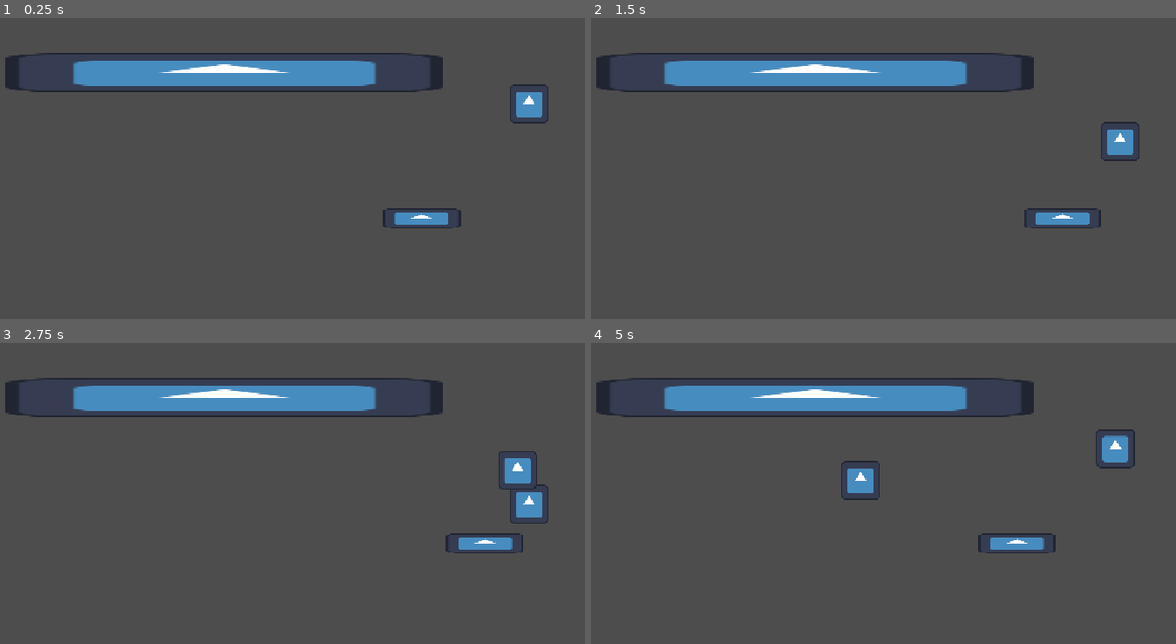
Above: before the commit, frames 1-4 (two rows, left to right).
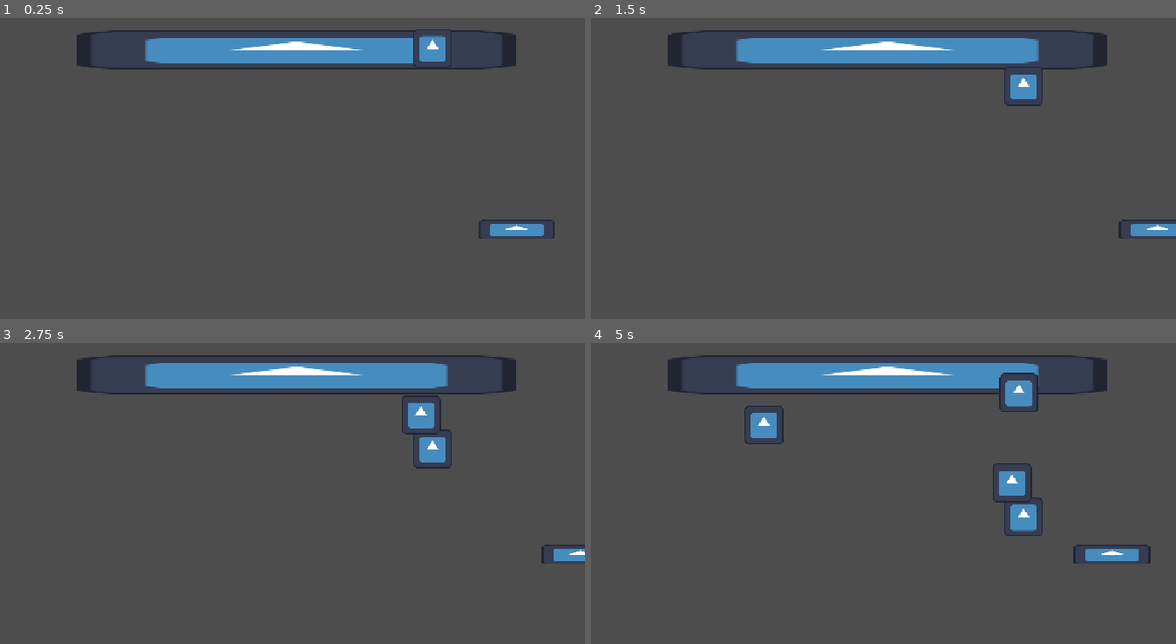
Above: after the commit, the same moments.

Repository: KoaiLamg/catching-game
Game: Godot game, scene res://Màn hình chơi game.tscn
Same seed, same stepped clock (60 frames per second), same inputs: the game is played once before the commit and once after it. The engine's default icon, where the game draws it, is replaced by a stand-in: a white triangle on a blue panel in a dark square.
Inputs:
- Up to frame 1 (0.25 s): no input
- Up to frame 2 (1.5 s): hold D (move_right_catching_game) 0.53-1.28 s; hold A (move_left_catching_game) from 1.28 s (still down)
- Up to frame 3 (2.75 s): release A (move_left_catching_game) at 2.03 s; hold D (move_right_catching_game) from 2.03 s (still down)
- Up to frame 4 (5 s): release D (move_right_catching_game) at 3.53 s; hold A (move_left_catching_game) from 3.53 s (still down)

The runs differ from the first frame. In frame 1, 12% of the frame differs, in the area x 0-95%, y 3-74%; in frame 2, 12%; in frame 3, 13%; in frame 4, 13%, in the area x 0-96%, y 4-74%.

Commit message:
SỬA LỖI THÀNH CÔNG
ĐCM CHÚNG M ĐỜI NHƯ L BỐ LỆCH CÁI GLOBAL POSITION Ở MÀN HÌNH TH MAK NÓ CỨ SPAWN ĐI LUNG TUNG DCMM DCMM DCMM

Diff:
--- a/Màn hình chơi game.tscn
+++ b/Màn hình chơi game.tscn
@@ -6,11 +6,10 @@
 [node name="Sceen" type="Node2D" unique_id=1243487346]
 
 [node name="Mồm" parent="." unique_id=93005633 instance=ExtResource("2_3qfuk")]
-position = Vector2(1208, 589)
+position = Vector2(727, 593)
 
 [node name="Bo roi ngau nhien" parent="." unique_id=1707146006 instance=ExtResource("2_w7xkx")]
-position = Vector2(557, 108)
 
 [node name="Camera2D" type="Camera2D" parent="." unique_id=386399931]
-position = Vector2(596, 273)
+position = Vector2(-199, 240)
 zoom = Vector2(0.5, 0.5)
--- a/bộ_rơi_ngẫu_nhiên.gd
+++ b/bộ_rơi_ngẫu_nhiên.gd
@@ -10,7 +10,7 @@
 	spawn_timer.timeout.connect(spawn_item)
 	spawn_item()
 	spawn_timer.start()
-
+"""
 func spawn_item():
 	var item = item_scene.instantiate()
 
@@ -30,3 +30,20 @@
 	print("Item:", item.global_position)
 	print("Random X:", random_x)
 	print("Random Y:", random_y)
+"""
+func spawn_item():
+	var item = item_scene.instantiate()
+	print(item.position)
+	print(item.global_position)
+	print(item.get_parent())
+	var shape = $SpawnArea/RandomKid.shape as RectangleShape2D
+	var half = shape.size * 0.5
+
+	var local_pos = Vector2(
+		randf_range(-half.x, half.x),
+		randf_range(-half.y, half.y))
+	item.global_position = $SpawnArea.to_global(local_pos)
+	add_child(item)
+	print(item.position)
+	print(item.global_position)
+	print(item.get_parent())
